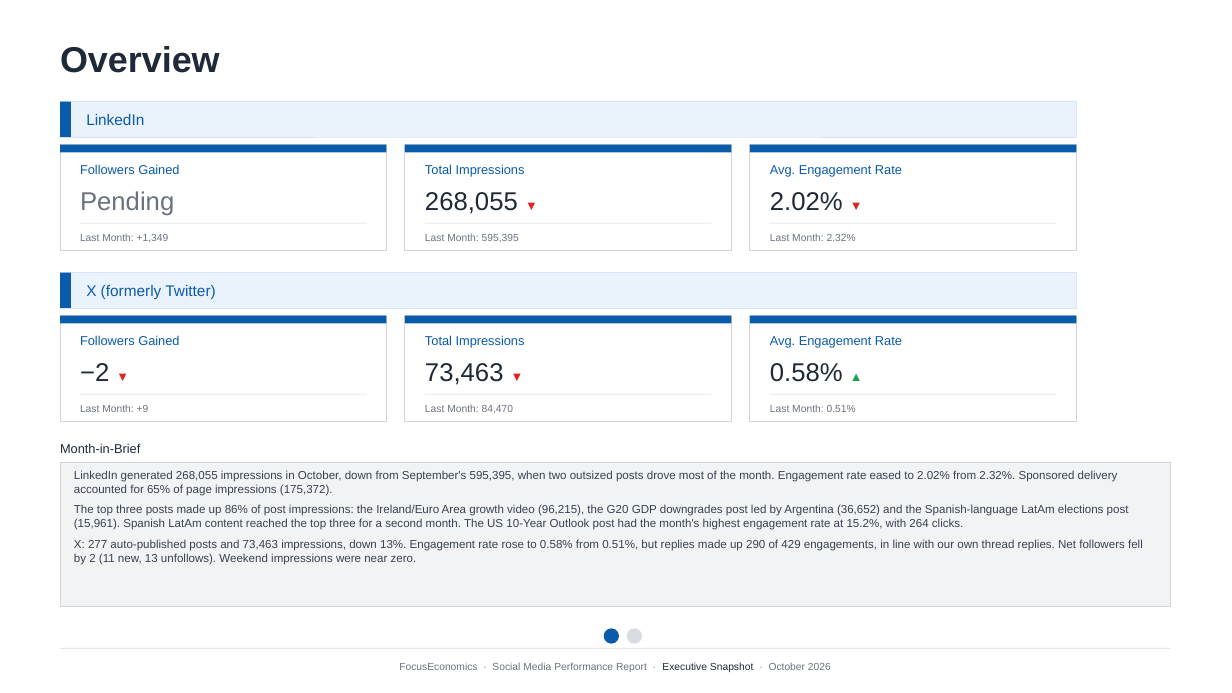
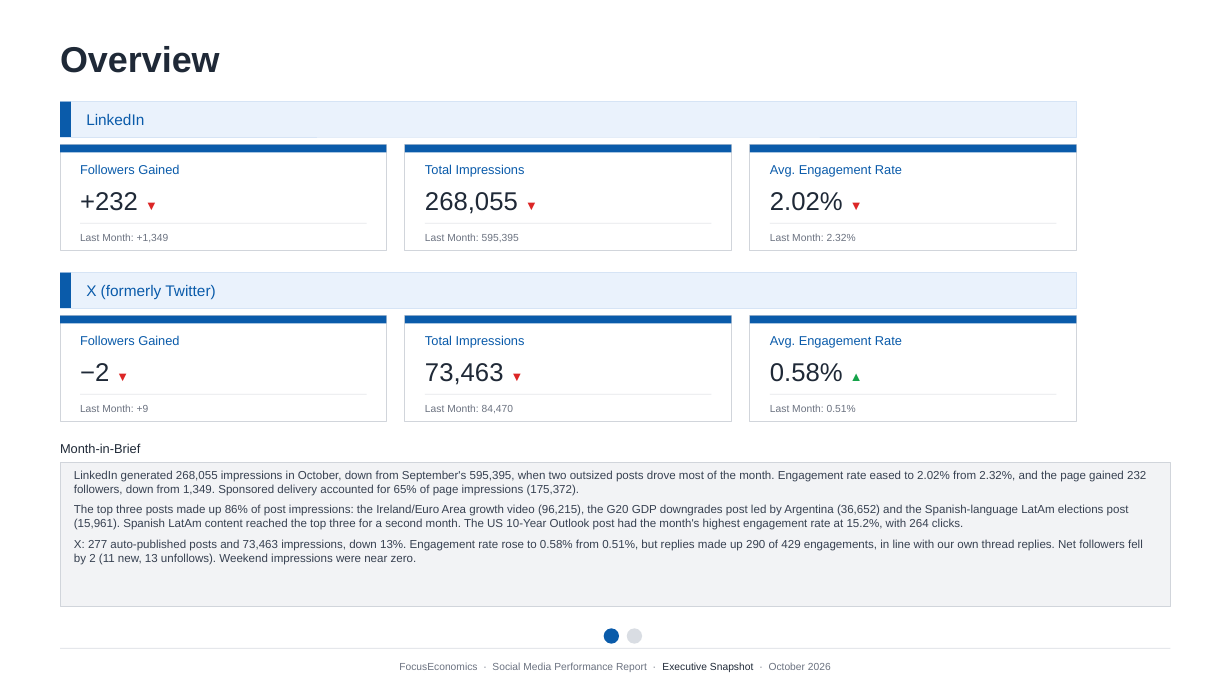
Before and after one commit to ivana0milic/media-kit, a slide deck: slide 2 of reports/Social_Media_Report_October_2026.pptx. Drawn at 1232x693 pixels with LibreOffice and Linux fonts; fonts in the diff are those of the drawing. Boxes give left, top, right and bottom in pixels: in the first picture for what was removed or moved away, otherwise in the second. Text is boxed around its words. In the diff, an @@ line names an element or a change of style, - is before the commit and + after.

```diff
--- a/reports/Social_Media_Report_October_2026.pptx
+++ b/reports/Social_Media_Report_October_2026.pptx
@@ text at [80,192,138,211]: text changed; text colour #6B7280 to #1F2937 @@
-Pending
++232 ▼
@@ text at [74,470,1146,496]: text changed @@
-LinkedIn generated 268,055 impressions in October, down from September's 595,395, when two outsized posts drove most of the month. Engagement rate eased to 2.02% from 2.32%. Sponsored delivery accounted for 65% of page impressions (175,372).
+LinkedIn generated 268,055 impressions in October, down from September's 595,395, when two outsized posts drove most of the month. Engagement rate eased to 2.02% from 2.32%, and the page gained 232 followers, down from 1,349. Sponsored delivery accounted for 65% of page impressions (175,372).
```
Also in this commit, not shown: 1 other file.
